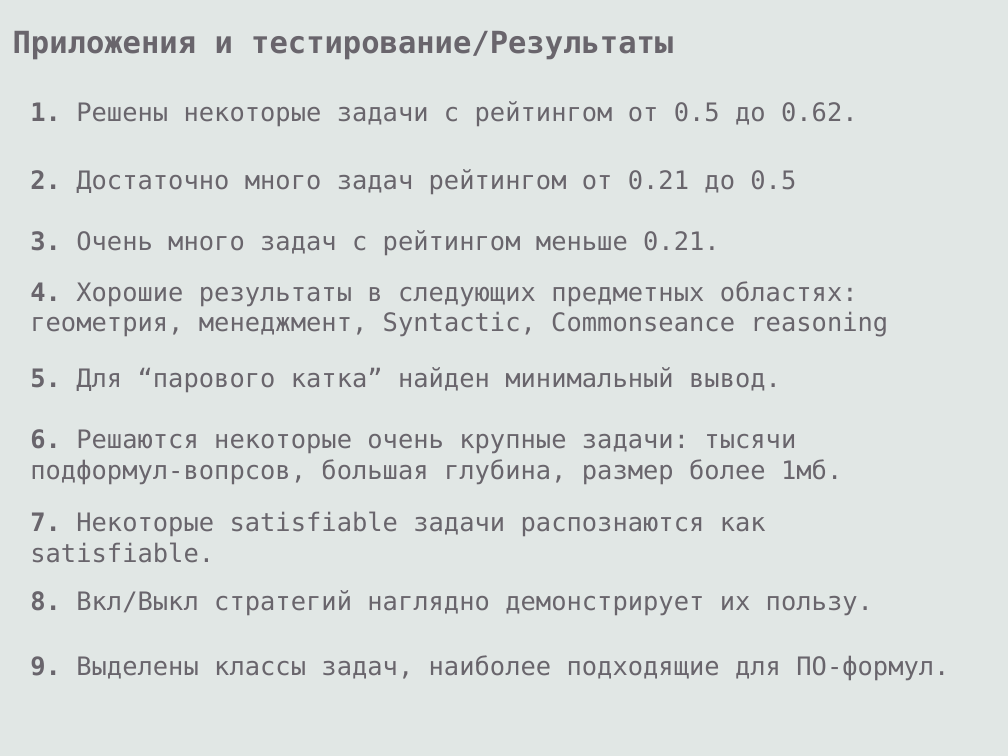
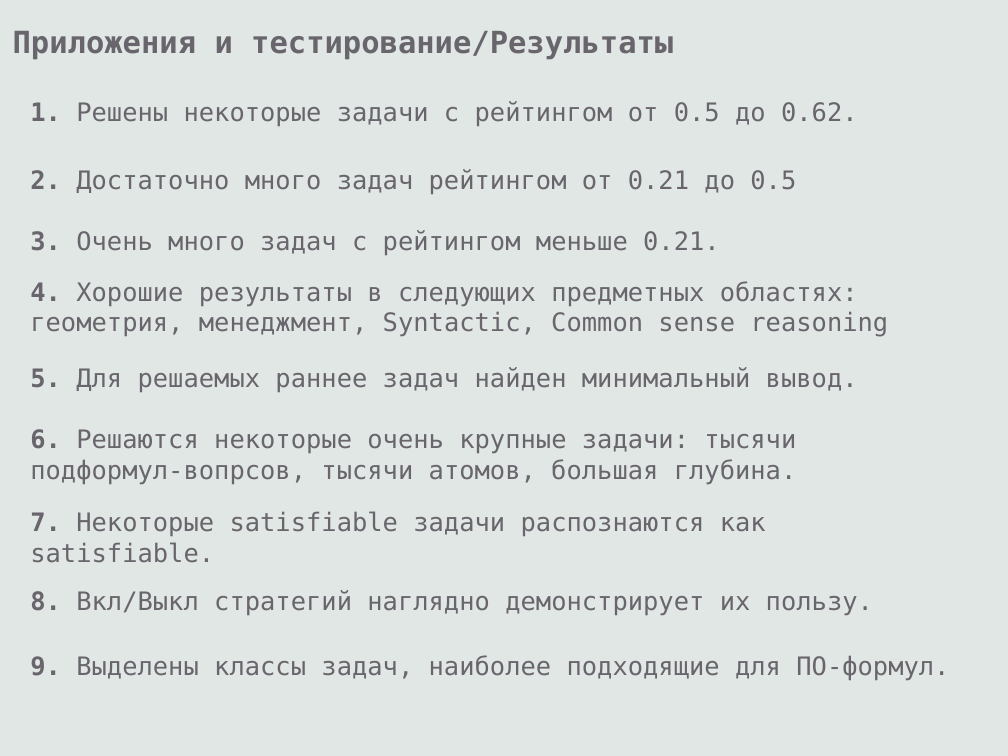
Before and after one commit to eugeneai/prisnif, a slide deck: slide 47 of brick/pres/pacman.odp (slide 45 before the commit). Drawn at 1008x756 pixels with LibreOffice and Linux fonts; fonts in the diff are those of the drawing. Boxes give left, top, right and bottom in pixels: in the first picture for what was removed or moved away, otherwise in the second. Text is boxed around its words. In the diff, an @@ line names an element or a change of style, - is before the commit and + after.

```diff
--- a/brick/pres/pacman.odp
+++ b/brick/pres/pacman.odp
@@ text at bbox=[30, 281, 888, 337]: text changed @@
-4. Хорошие результаты в следующих предметных областях: геометрия, менеджмент, Syntactic, Commonseance reasoning
+4. Хорошие результаты в следующих предметных областях: геометрия, менеджмент, Syntactic, Common sense reasoning
@@ text at bbox=[30, 367, 858, 392]: text changed @@
-5. Для “парового катка” найден минимальный вывод.
+5. Для решаемых раннее задач найден минимальный вывод.
@@ text at bbox=[30, 429, 797, 484]: text changed @@
-6. Решаются некоторые очень крупные задачи: тысячи подформул-вопрсов, большая глубина, размер более 1мб.
+6. Решаются некоторые очень крупные задачи: тысячи подформул-вопрсов, тысячи атомов, большая глубина.
```
Also in this commit, not shown: 3 slides added, 1 slide removed, 6 other files.
